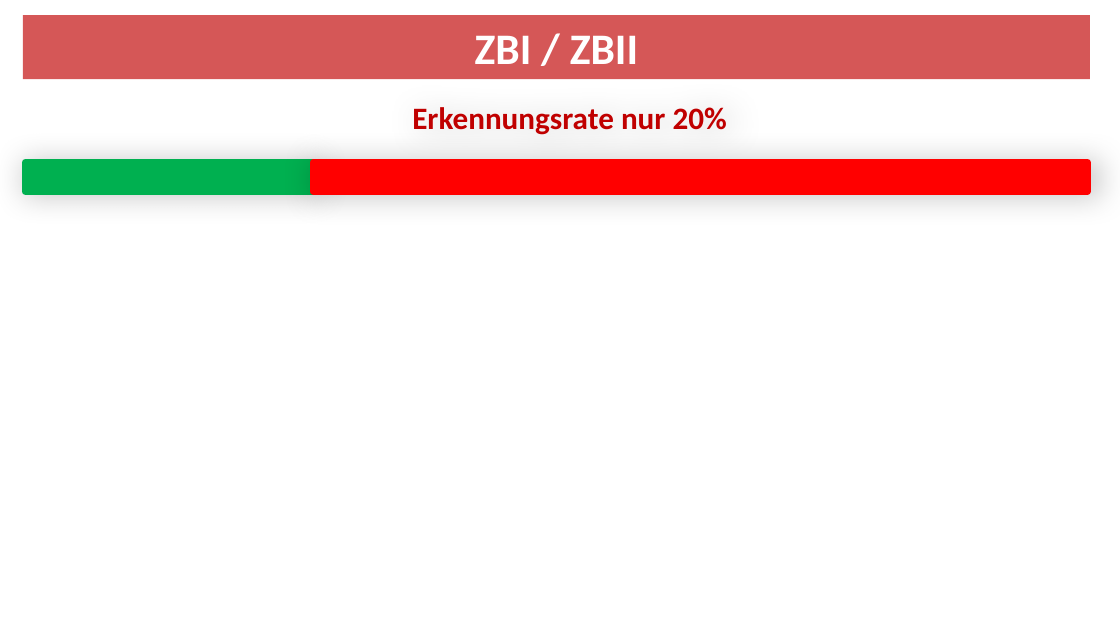
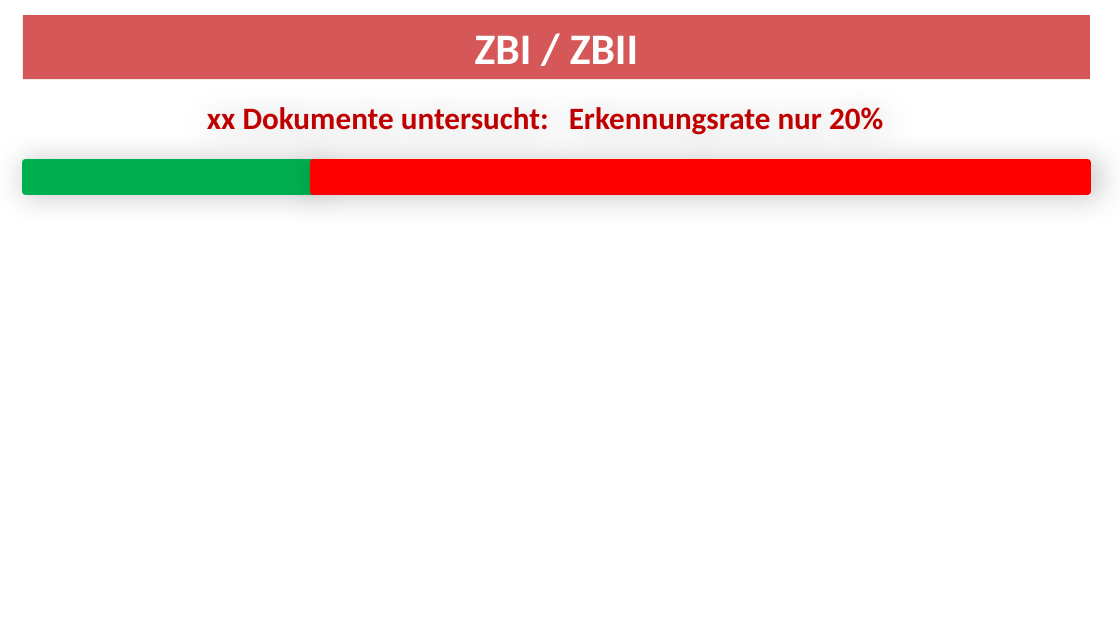
Before and after one commit to runmat/mj, a slide deck: slide 3 of Jahresziele/2015/ABBYY/Fazit-ZBII.pptx. Drawn at 1120x630 pixels with LibreOffice and Linux fonts; fonts in the diff are those of the drawing. Boxes give left, top, right and bottom in pixels: in the first picture for what was removed or moved away, otherwise in the second. Text is boxed around its words. In the diff, an @@ line names an element or a change of style, - is before the commit and + after.

```diff
--- a/Jahresziele/2015/ABBYY/Fazit-ZBII.pptx
+++ b/Jahresziele/2015/ABBYY/Fazit-ZBII.pptx
@@ text added at [207, 107, 549, 130], 20 pt, text #C00000, bold @@
+xx Dokumente untersucht:
@@ text "Erkennungsrate nur 20%": place and size @@
-text "Erkennungsrate nur 20%" at [412, 107, 727, 135]
+text "Erkennungsrate nur 20%" at [569, 107, 883, 135]
@@ text "Erkennungsrate nur 20%" at [569, 107, 883, 135]: alignment centre to left @@
```
